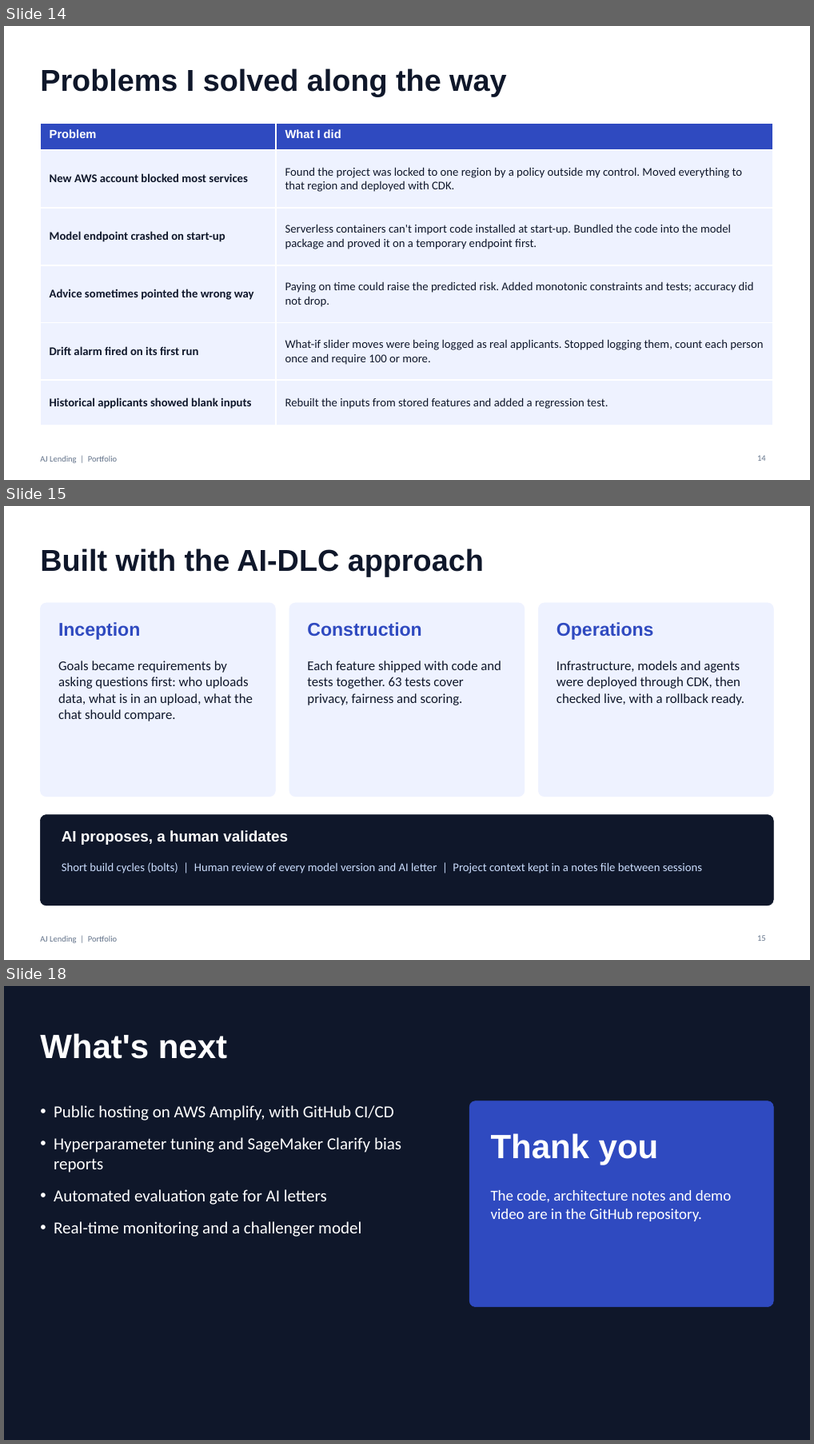
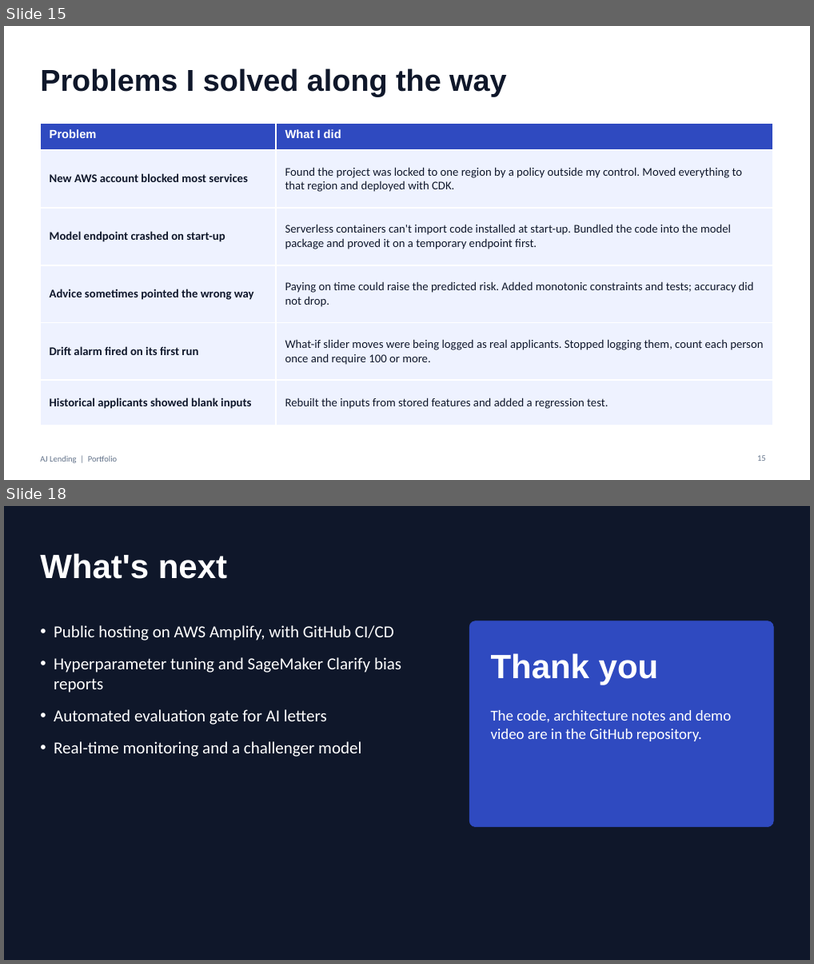
Before and after one commit to jyothsnaanne/AJ-Lending-showcase-, a slide deck: docs/AJ_Lending_Portfolio.pptx. Shown one above the other, each under a label of ours: slides 14, 15 and 18 before the commit, slides 15 and 18 after it; the slides between them are not shown. The pictures are 814x1444 and 814x964 pixels, drawn with LibreOffice and Linux fonts; fonts in the diff are those of the drawing. Boxes give left, top, right and bottom in pixels: in the first picture for what was removed or moved away, otherwise in the second. Text is boxed around its words. In the diff, an @@ line names an element or a change of style, - is before the commit and + after.

```diff
--- a/docs/AJ_Lending_Portfolio.pptx
+++ b/docs/AJ_Lending_Portfolio.pptx
@@ slide 15 removed at (4,506,810,960), background #FFFFFF; not listed: 1 template element that a slide beside it also shows @@
@@ title removed at (40,548,484,576) @@
-Built with the AI-DLC approach
@@ rounded rectangle removed at (40,603,276,796) @@
@@ text removed at (58,622,140,640) @@
-Inception
@@ rounded rectangle removed at (290,603,525,796) @@
@@ text removed at (307,622,422,636) @@
-Construction
@@ rounded rectangle removed at (538,603,774,796) @@
@@ text removed at (557,622,654,640) @@
-Operations
@@ text removed at (58,660,253,721) @@
-Goals became requirements by asking questions first: who uploads data, what is in an upload, what the chat should compare.
@@ text removed at (307,660,502,705) @@
-Each feature shipped with code and tests together. 63 tests cover privacy, fairness and scoring.
@@ text removed at (557,660,745,705) @@
-Infrastructure, models and agents were deployed through CDK, then checked live, with a rollback ready.
@@ rounded rectangle removed at (40,815,774,905) @@
@@ text removed at (62,830,288,844) @@
-AI proposes, a human validates
@@ text removed at (62,862,702,873) @@
-Short build cycles (bolts) | Human review of every model version and AI letter | Project context kept in a notes file between sessions
@@ page number removed at (758,935,766,940) @@
-15
@@ what was slide 14 is now slide 15 @@
@@ page number at (758,455,766,460): text changed @@
-14
+15
```
Also in this commit, not shown: 6 slides changed, 2 slides added, 1 other slide removed, 2 other files.
